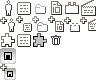
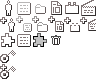
Layered file, before and after one edit (96 x 80). Changes by layer:
added layer "sprites.png" above "Hintergrund" over left=0, top=50, right=16, bottom=79
painted on "Hintergrund" over left=0, top=2, right=32, bottom=80
